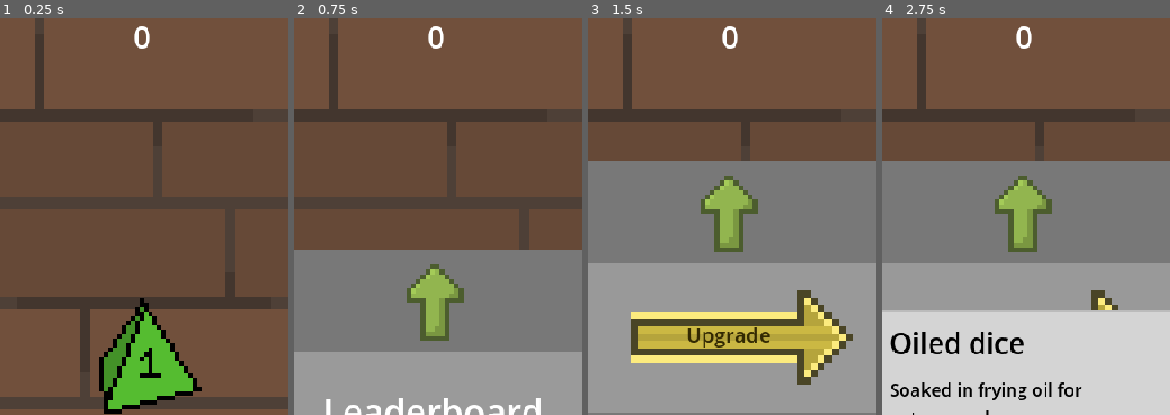
Above: before the commit, frames 1-4 (left to right).
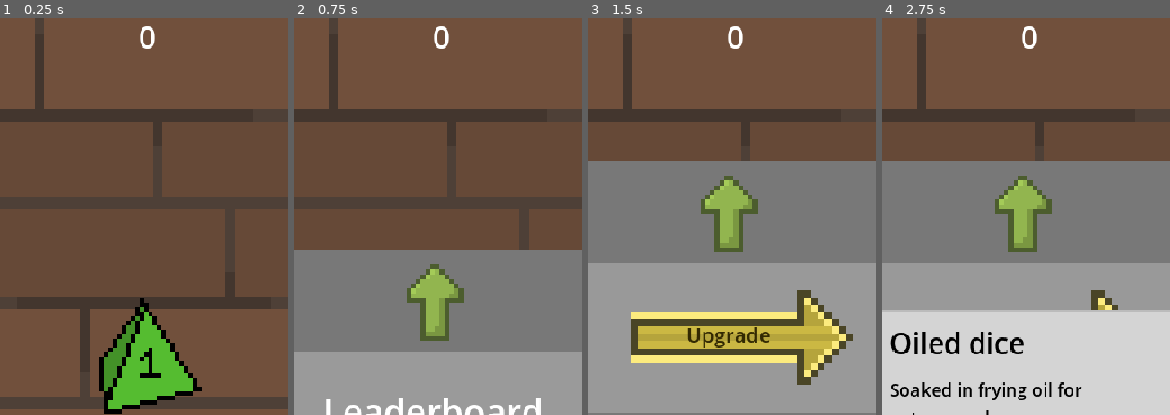
Above: after the commit, the same moments.

Repository: redsilvernight/DiceClicker
Game: Godot game, scene res://Scene/main.tscn
Same seed, same stepped clock (60 frames per second), same inputs: the game is played once before the commit and once after it.
Inputs (mouse positions are % of the whole screen's width and height, from its top left):
- Up to frame 1 (0.25 s): no input
- Up to frame 2 (0.75 s): click (12, 94) at 0.5 s
- Up to frame 3 (1.5 s): click (50, 27) at 1.25 s
- Up to frame 4 (2.75 s): click (94, 42) at 2 s
The pictures show only the part of the screen within x 25-75%, y 2-52%; the shares and areas given below are measured in that part.

The runs differ from the first frame. In frame 1, 0.3% of the frame differs, in the area x 46-54%, y 2-8%; in frame 2, 0.3%; in frame 3, 0.3%; in frame 4, 0.3%.

Commit message:
format label and numbers

Diff:
--- a/Scene/hud.tscn
+++ b/Scene/hud.tscn
@@ -146,13 +146,14 @@
 sprite_frames = SubResource("SpriteFrames_4h8nd")
 
 [node name="Score" type="Label" parent="."]
-anchors_preset = 5
-anchor_left = 0.5
-anchor_right = 0.5
-offset_left = -124.5
+anchors_preset = -1
+anchor_left = 0.086
+anchor_right = 0.93500006
+anchor_bottom = 0.098000005
+offset_left = 0.27199936
 offset_top = 1.0
-offset_right = 124.5
-offset_bottom = 88.0
+offset_right = 0.11993408
+offset_bottom = -0.20000458
 grow_horizontal = 2
 theme_override_font_sizes/font_size = 36
 text = "0"
--- a/Script/Hud/hud.gd
+++ b/Script/Hud/hud.gd
@@ -22,7 +22,7 @@
 
 func updateScore(texture, score = 0):
 	Global.score += score
-	$Score.text = str(Global.score)
+	$Score.text = Global.displayNumber(Global.score)
 	if score != 0:
 		scorePopup(score, texture)
 
@@ -31,22 +31,21 @@
 
 	var sprite = TextureRect.new()
 	sprite.texture = texture
-	sprite.position = Vector2(0, 35)
+	sprite.position = Vector2(-40, 0)
 	popup.add_child(sprite)
 
-	var sign = "+" if score > 0 else "-"
-	var color: Color = Color(0.0, 0.553, 0.096, 1.0) if sign == "+" else Color(0.719, 0.0, 0.0, 1.0)
-	popup.text = sign + str(score) if score >= 0 else str(score)
+	var color: Color = Color(0.0, 0.553, 0.096, 1.0) if score > 0 else Color(0.719, 0.0, 0.0, 1.0)
+	popup.text = ("+ " if score >= 0 else "") + Global.displayNumber(score)
 	popup.set("theme_override_colors/font_color", color)
 
-	popup.position = $Score.position + Vector2(randi_range(75, 125), 100)
+	popup.position = Vector2(randf_range(140, Global.screen_size.x - 140), 80)
 
 	popup.add_theme_font_size_override("font_size", 24)
 	add_child(popup)
 
 	var tween = create_tween()
 	tween.set_parallel(true)
-	tween.tween_property(popup, "position", Vector2(popup.position.x, popup.position.y - 100 ), 2.0)
+	tween.tween_property(popup, "position", Vector2(popup.position.x, popup.position.y - 80 ), 3.0)
 	tween.tween_property(popup, "modulate:a", 0.0, 2.0)
 
 	tween.tween_callback(popup.queue_free).set_delay(1.0)
--- a/Script/global.gd
+++ b/Script/global.gd
@@ -10,6 +10,10 @@
 var nbr_dice: int = 1
 
 var score: int
+
+var screen_size: Vector2 = DisplayServer.window_get_size()
+
+var suffixes: Array = [ "K", "M", "B", "T" ]
 
 @onready var all_rollers: Dictionary = getRollers()
 @onready var all_dice: Array = getDice()
@@ -141,3 +145,33 @@
 
 func _on_tree_exiting():
 	saveGame()
+
+func displayNumber(number: int) -> String:
+	var strNumber = str(number)
+	var numberWithComa = ""
+	var count = 0
+
+	for i in range(strNumber.length() - 1, -1, -1):
+		numberWithComa = strNumber[i] + numberWithComa
+		count += 1
+		if count % 3 == 0 and i != 0:
+			numberWithComa = "," + numberWithComa
+
+	var numberSplit = numberWithComa.split(',')
+
+	var currentSuffix = ""
+	var decimals = ""
+	for suffix in suffixes:
+		if numberSplit.size() == 1:
+			break
+
+		currentSuffix = suffix
+		if decimals != "" and int(decimals) >= 500:
+			numberSplit[-1] = str(int(numberSplit[-1]) + 1)
+		decimals = numberSplit[-1]
+		numberSplit.resize(numberSplit.size() - 1)
+
+	if decimals != "":
+		decimals = "." + decimals
+
+	return ','.join(numberSplit) + decimals + " " + currentSuffix
